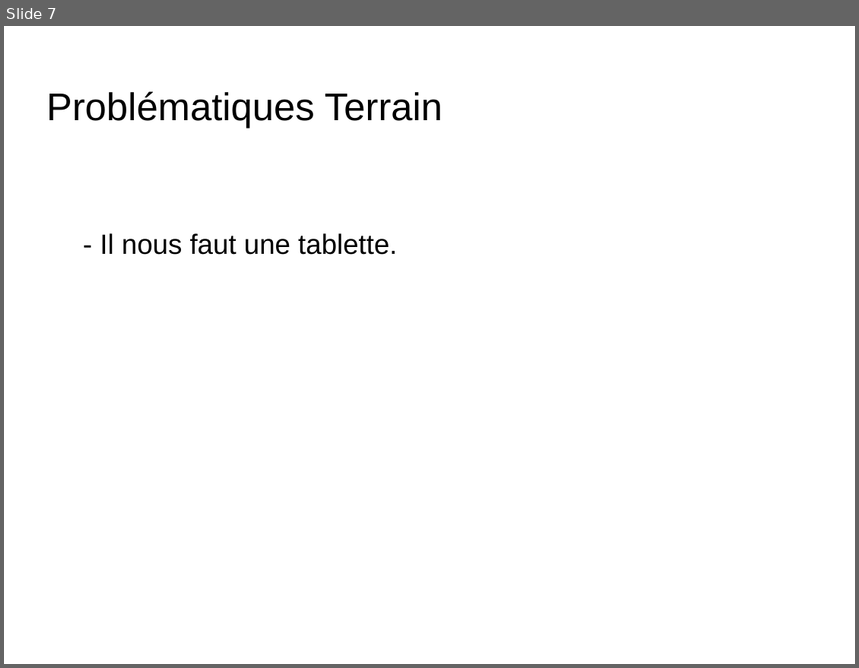
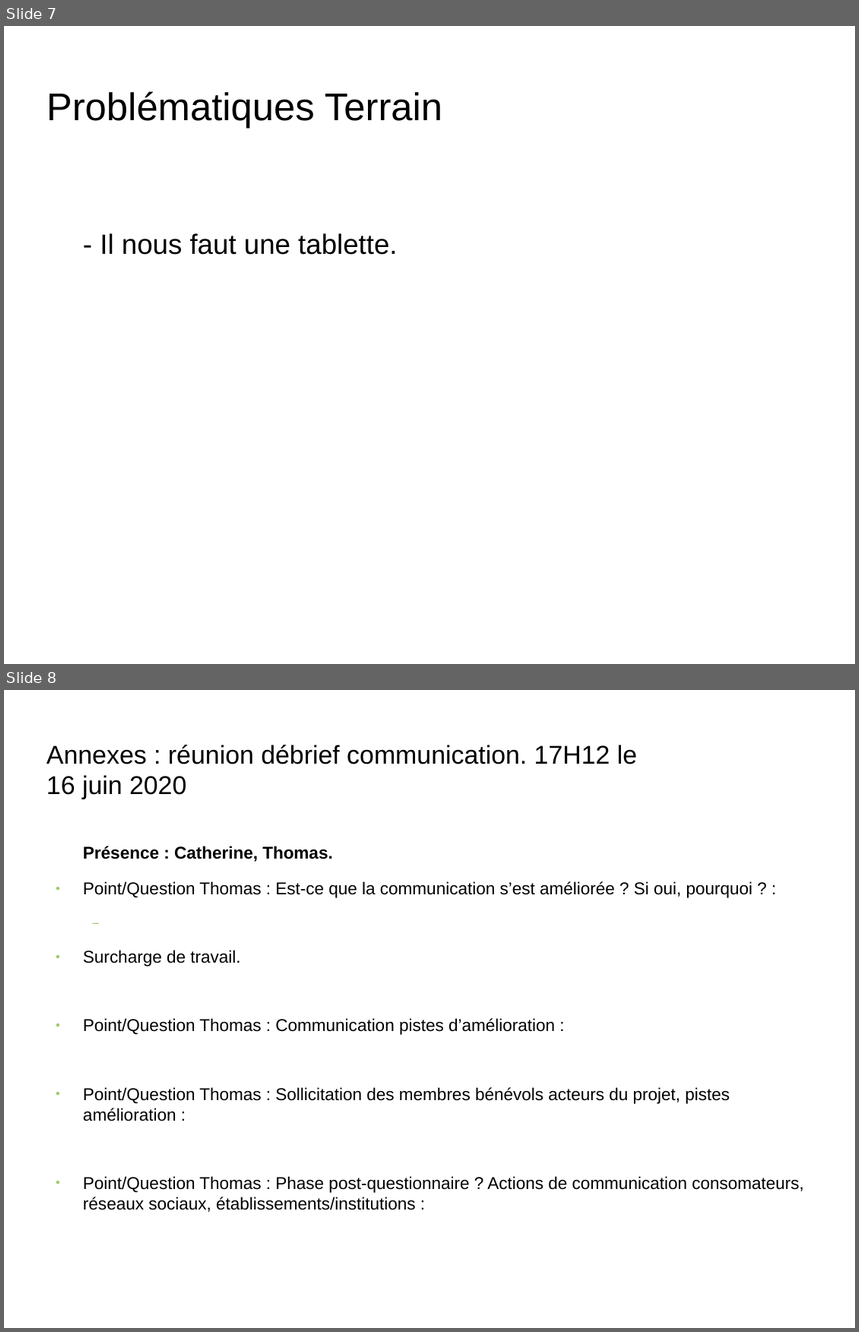
Before and after one commit to PaulBisserier/cetcal, a slide deck: qualification/présentations/16juin2020.odp. Shown one above the other, each under a label of ours: slide 7 before the commit, slides 7 and 8 after it. The pictures are 859x668 and 859x1332 pixels, drawn with LibreOffice and Linux fonts; fonts in the diff are those of the drawing; background and template pictures are left out. Boxes give left, top, right and bottom in pixels: in the first picture for what was removed or moved away, otherwise in the second. Text is boxed around its words. In the diff, an @@ line names an element or a change of style, - is before the commit and + after.

Commit message:
V4 questionnaire : docs projets.

```diff
--- a/qualification/présentations/16juin2020.odp
+++ b/qualification/présentations/16juin2020.odp
@@ slide 8 added at box(4, 690, 855, 1328), background picture (left out) @@
@@ title added at box(47, 745, 637, 799), 24 pt, text #000000 @@
+Annexes : réunion débrief communication. 17H12 le 16 juin 2020
@@ text added at box(83, 846, 804, 1212), 16 pt, text #000000 @@
+Présence : Catherine, Thomas.
+● Point/Question Thomas : Est-ce que la communication s’est améliorée ? Si oui, pourquoi ? :
+● Surcharge de travail.
+● Point/Question Thomas : Communication pistes d’amélioration :
+● Point/Question Thomas : Sollicitation des membres bénévols acteurs du projet, pistes amélioration :
+● Point/Question Thomas : Phase post-questionnaire ? Actions de communication consomateurs, réseaux sociaux, établissements/institutions :
```
Also in this commit, not shown: 2 slides changed, 1 other slide added, 1 slide removed, 4 other files.
